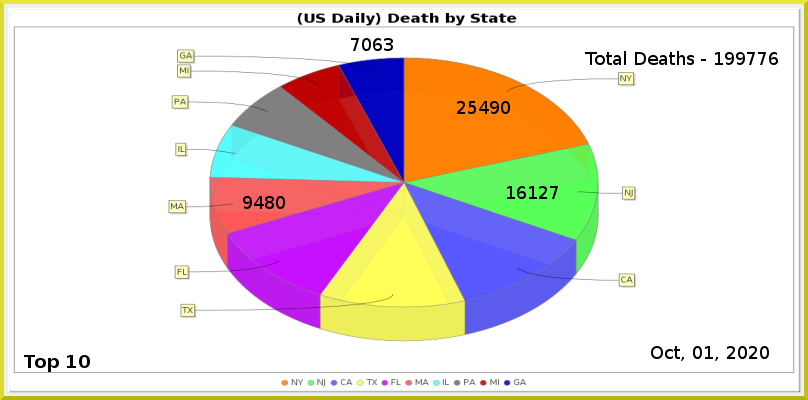
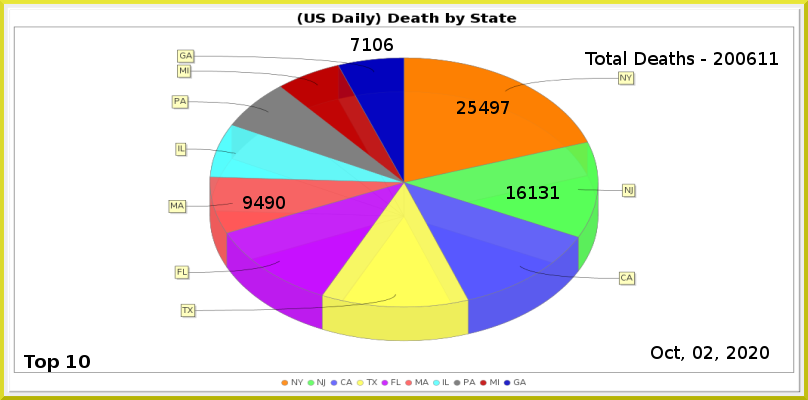
Comparing the layer stacks of the two (808, 400) images. Changes:
painted on "Least" over [362, 38, 393, 51]
painted on "MA" over [265, 196, 274, 209]
painted on "NJ" over [539, 186, 559, 199]
painted on "NY" over [501, 101, 510, 114]
renamed "Total Deaths - 199776" to "Total Deaths - 200611", painted on it over [714, 52, 778, 65]
painted on "Current Date" over [704, 346, 713, 359]
painted on "Death_by_State.png" over [168, 49, 637, 342]
